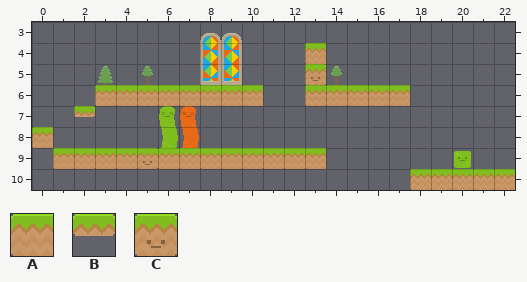
A Tiled map gets an edit: levels/level1.tmx. Above, as it was before the edit.
Cells are 21x21 px. Shown: x 0..22, y 3..10.
Key: from "tiles": A 122, B 128, C 388.
_ is an empty cell.
Layers that did not change in this view are not listed.
Layer "Foreground" before, first column x 0:
 3 _______________________
 4 _____________A_________
 5 _____________C_________
 6 ___AAAAAAAA__AAAAA_____
 7 __B____________________
 8 A______________________
 9 _AAAACAAAAAAAA_________
10 __________________AAAAA
Now the later version:
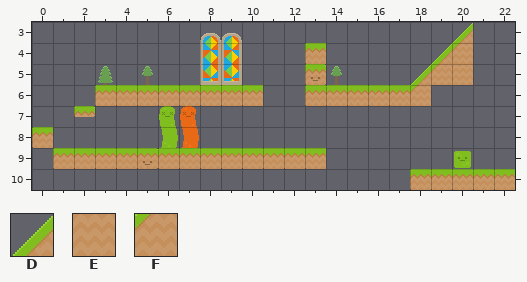
Further tiles: from "tiles": D 126, E 152, F 156.
Changes in this commit:
Layer "Foreground":
The author put tile D in row 3 at x 20; in row 4 at x 19; in row 5 at x 18.
The author put tile E in row 5 at x 20.
The author put tile F in row 4 at x 20; in row 5 at x 19; in row 6 at x 18.
Boxes around the changes in both pictures, in picture pixels (x1, y1, x2, y2):
added: (410, 23, 473, 106)
